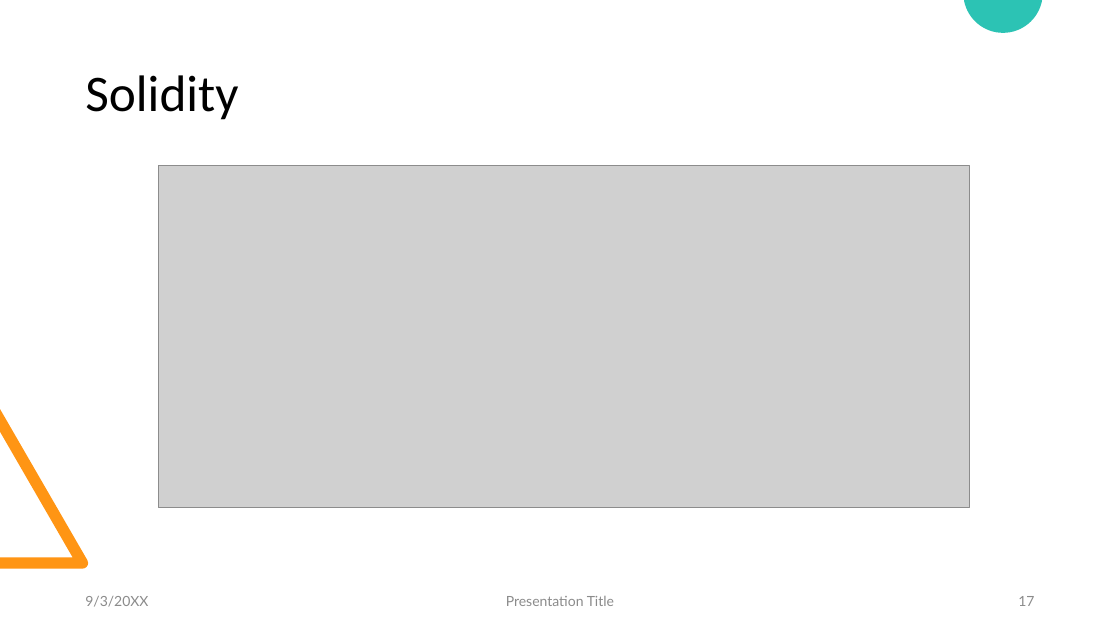
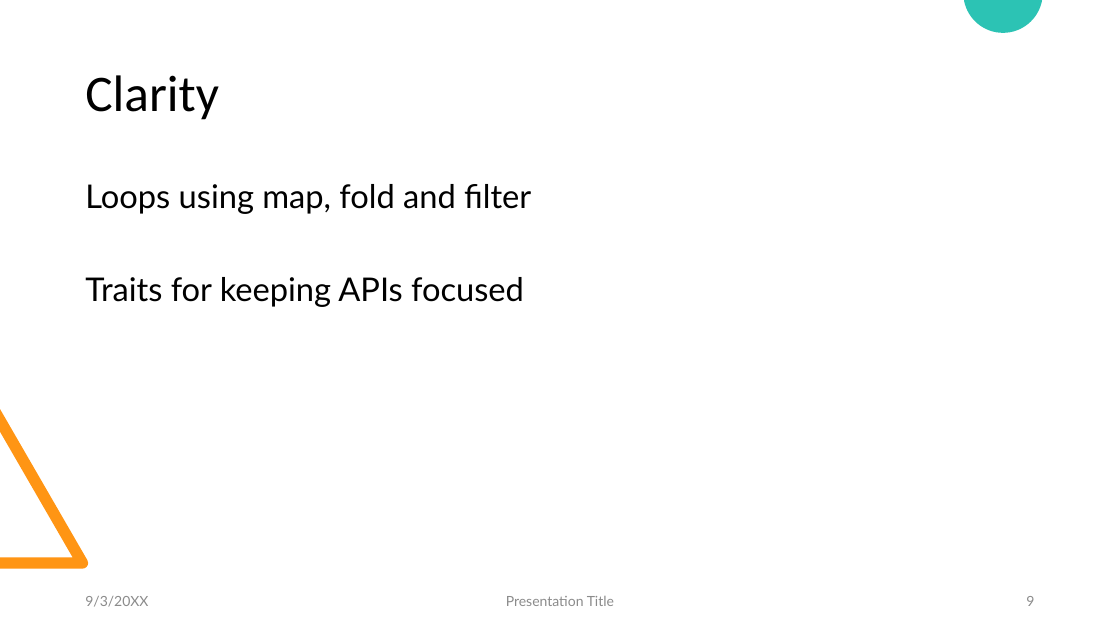
Before and after one commit to wonder-phil/ClarityWorkshopMain, a slide deck: slide 9 of Proof-of-transfer.pptx (slide 17 before the commit). Drawn at 1120x630 pixels with LibreOffice and Linux fonts; fonts in the diff are those of the drawing; grey boxes stand for pictures. Boxes give left, top, right and bottom in pixels: in the first picture for what was removed or moved away, otherwise in the second. Text is boxed around its words. In the diff, an @@ line names an element or a change of style, - is before the commit and + after.

```diff
--- a/Proof-of-transfer.pptx
+++ b/Proof-of-transfer.pptx
@@ title at [85, 75, 219, 120]: text changed @@
-Solidity
+Clarity
@@ picture removed at [159, 166, 970, 508] @@
@@ text added at [85, 184, 531, 307], 28 pt, text #000000 @@
+Loops using map, fold and filter
+Traits for keeping APIs focused
@@ page number at [1026, 596, 1034, 606]: text changed @@
-17
+9
```
Also in this commit, not shown: 1 other slide changed, 2 slides added, 2 other files.
